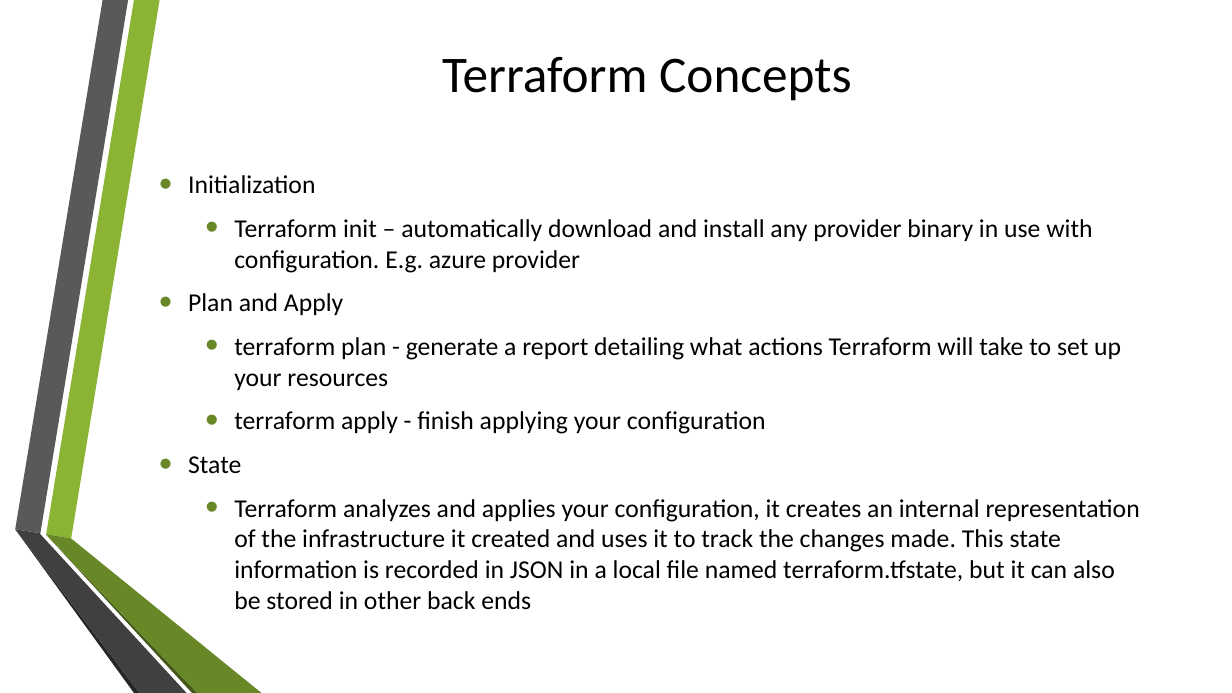
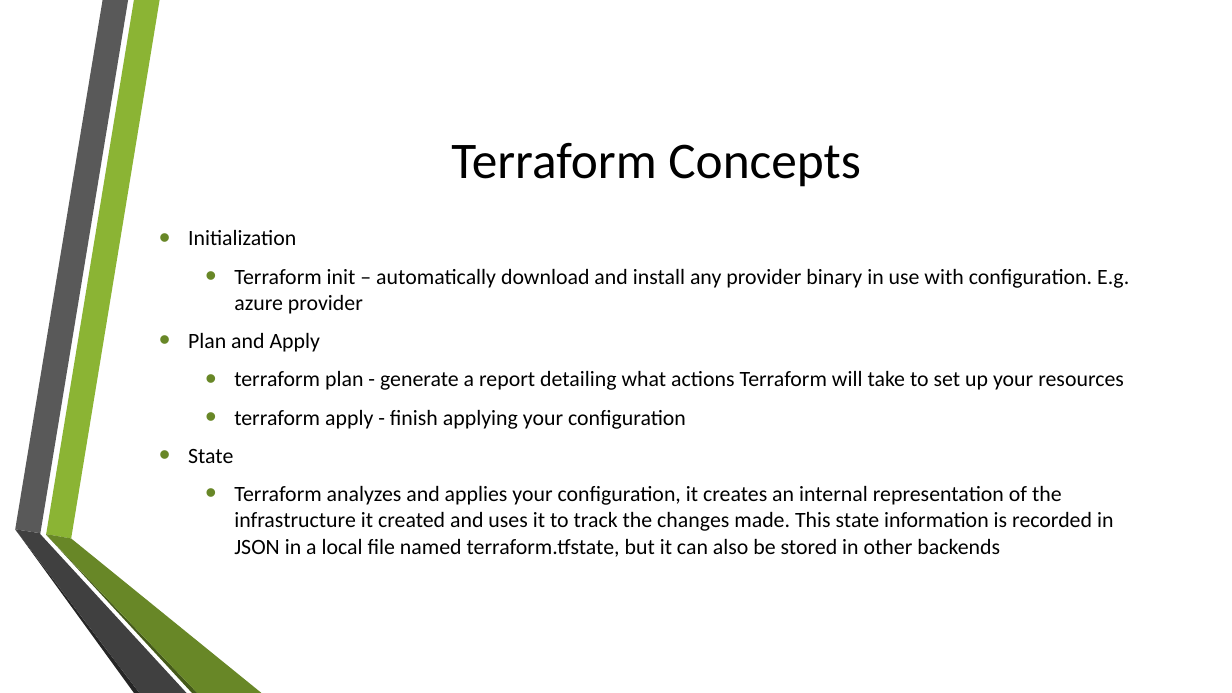
Before and after one commit to amlenduc/terraform, a slide deck: slide 4 of Meetup(06-July).pptx. Drawn at 1232x693 pixels with LibreOffice and Linux fonts; fonts in the diff are those of the drawing; background and template pictures are left out. Boxes give left, top, right and bottom in pixels: in the first picture for what was removed or moved away, otherwise in the second. Text is boxed around its words. In the diff, an @@ line names an element or a change of style, - is before the commit and + after.

```diff
--- a/Meetup(06-July).pptx
+++ b/Meetup(06-July).pptx
@@ title "Terraform Concepts": place and size @@
-title "Terraform Concepts" at bbox=[442, 56, 851, 101]
+title "Terraform Concepts" at bbox=[451, 142, 860, 187]
@@ text "Initialization": place and size @@
-text "Initialization" at bbox=[188, 175, 1140, 609]
+text "Initialization" at bbox=[188, 269, 1129, 557]
@@ text at bbox=[188, 269, 1129, 463]: size 20 to 17 pt in "Initialization", "Terraform init – automatically download and install ...", "Plan and Apply", "terraform plan - generate a report detailing ..." and 2 more places @@
@@ text at bbox=[234, 486, 1113, 557]: text changed; size 20 to 17 pt @@
-  • Terraform analyzes and applies your configuration, it creates an internal representation of the infrastructure it created and uses it to track the changes made. This state information is recorded in JSON in a local file named terraform.tfstate, but it can also be stored in other back ends
+  • Terraform analyzes and applies your configuration, it creates an internal representation of the infrastructure it created and uses it to track the changes made. This state information is recorded in JSON in a local file named terraform.tfstate, but it can also be stored in other backends
```
Also in this commit, not shown: 3 other slides changed, 1 other file.
